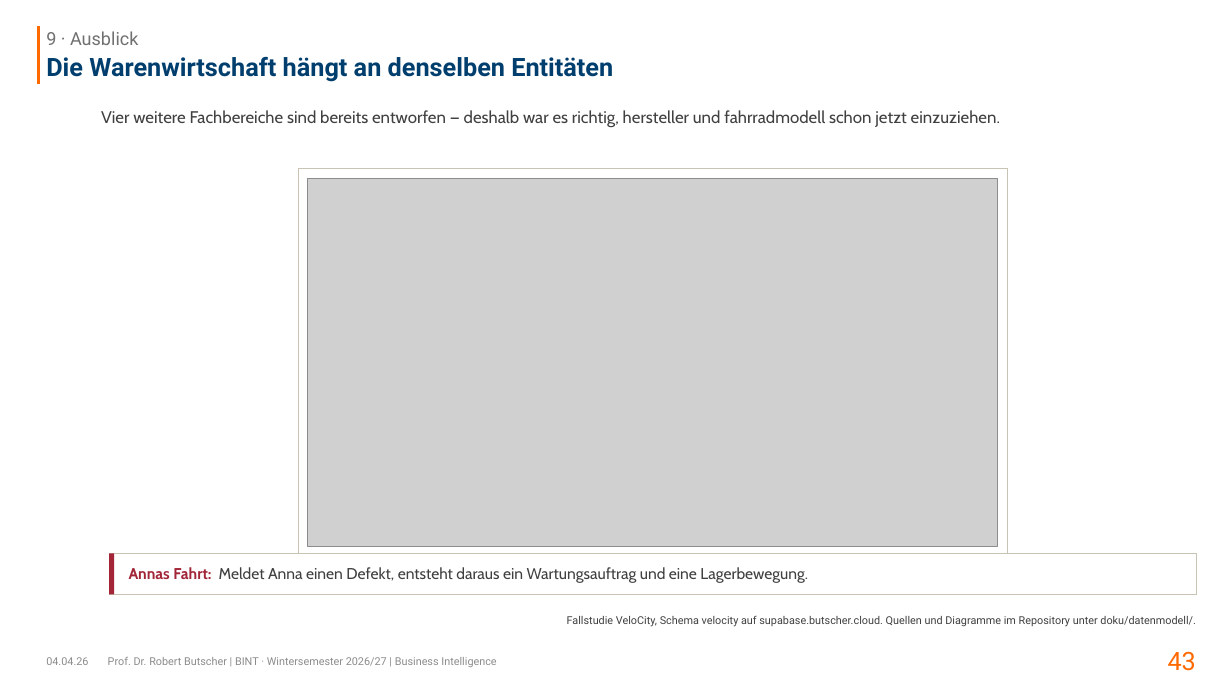
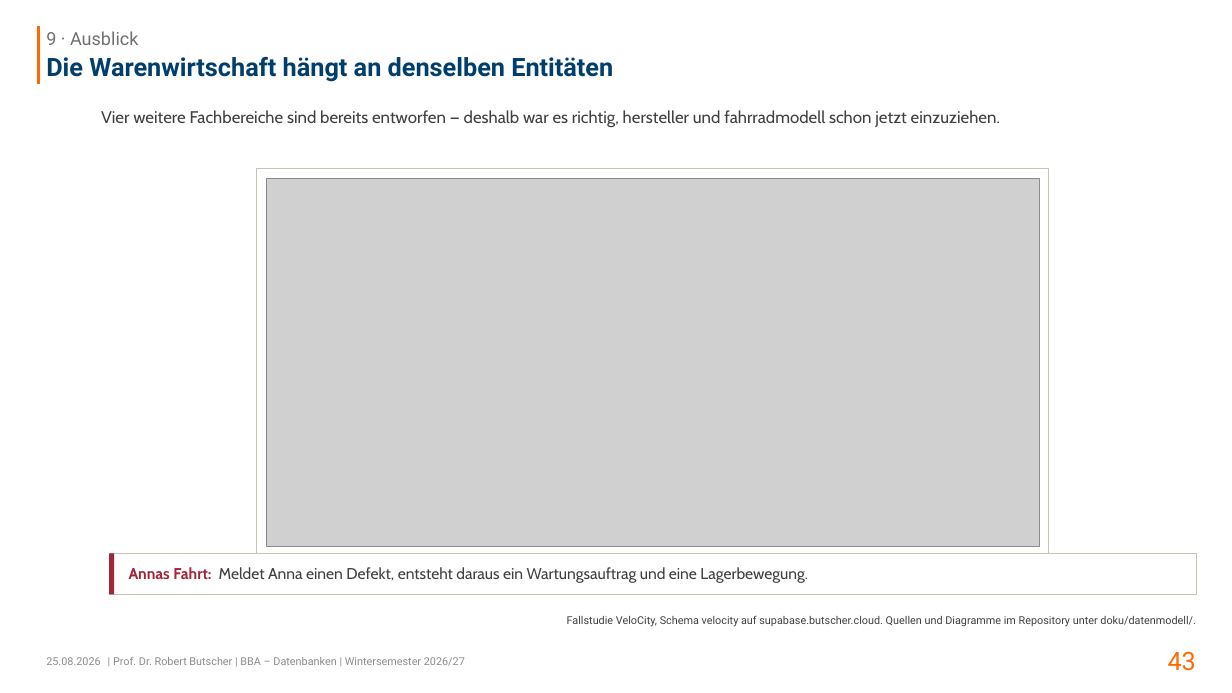
Before and after one commit to swrobuts/velocity-fallstudie, a slide deck: slide 43 of slides/velocity-datenbankentwurf.pptx. Drawn at 1232x693 pixels with LibreOffice and Linux fonts; fonts in the diff are those of the drawing; grey boxes stand for pictures. Boxes give left, top, right and bottom in pixels: in the first picture for what was removed or moved away, otherwise in the second. Text is boxed around its words. In the diff, an @@ line names an element or a change of style, - is before the commit and + after.

```diff
--- a/slides/velocity-datenbankentwurf.pptx
+++ b/slides/velocity-datenbankentwurf.pptx
@@ rectangle resized from (x1=298, y1=168, x2=1008, y2=555) to (x1=257, y1=168, x2=1049, y2=555) @@
@@ picture resized from (x1=308, y1=178, x2=998, y2=547) to (x1=267, y1=178, x2=1040, y2=547) @@
@@ text at (x1=46, y1=657, x2=100, y2=665): text changed @@
-04.04.26
+25.08.2026
@@ text at (x1=113, y1=657, x2=465, y2=666): text changed @@
-Prof. Dr. Robert Butscher | BINT · Wintersemester 2026/27 | Business Intelligence
+| Prof. Dr. Robert Butscher | BBA – Datenbanken | Wintersemester 2026/27
```
Also in this commit, not shown: 42 other slides changed, 4 other files.
